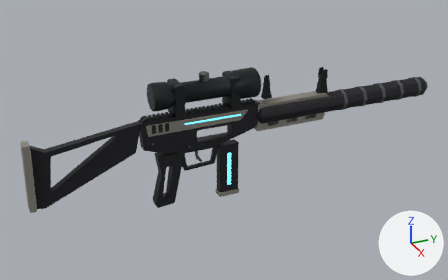
One commit to the glTF model assets/models/armory/e_silent.glb: the scene before it, then after it.
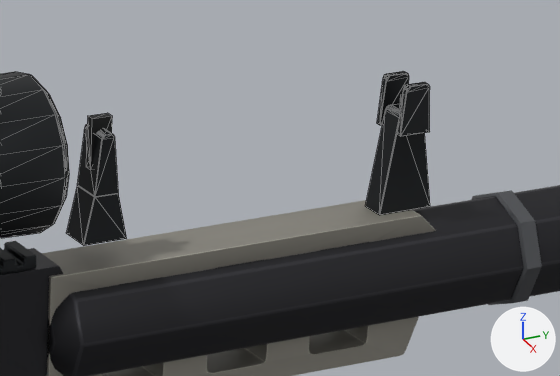
Old and new are each drawn whole from a 50 mm lens placed at (1.267, -0.445, 0.64), pointed at (-0.016, 0.133, -0.002) and again close up on the part from 56% to 78% of the width and 19% to 44% of the height. Arrows for +X, +Y and +Z are at lower right; the lights stay in place. The first two pictures are the older version. The close-ups show mesh edges as thin lines. Where no turn or scale is listed for an object, it has been applied to the vertices. Vertices at exactly the same position are counted once.

Objects in the first close-up: 'Body', 'IronSight'.
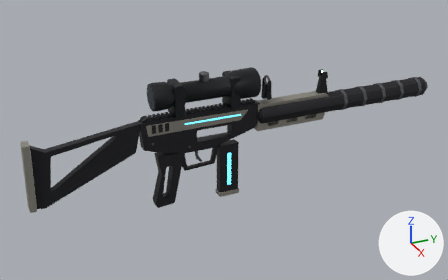
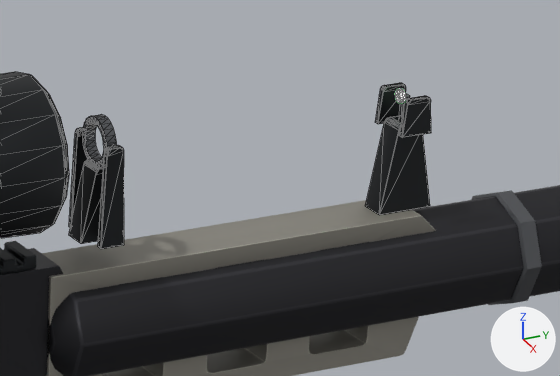
Pixel boxes [x1, y1, x2, y2] of what changed, in the close-ups (560 x 376 px; the box of a moved part takes in the faces that stretch with it):
'IronSight', reshaped
    before: [0, 71, 430, 246]
    after: [0, 72, 431, 249]
part 1 of me_ironsight, added
    after: [69, 160, 104, 244]
part 2 of me_ironsight, moved or reshaped
    before: [397, 82, 430, 137]
    after: [98, 145, 124, 249]
part 3 of me_ironsight, moved or reshaped
    before: [377, 71, 409, 125]
    after: [69, 127, 87, 227]
part 4 of me_ironsight, added
    after: [399, 96, 431, 138]
part 5 of me_ironsight, added
    after: [375, 83, 406, 124]
part 6 of me_ironsight, added
    after: [395, 88, 406, 103]
part 7 of me_ironsight, moved or reshaped
    before: [67, 113, 126, 246]
    after: [82, 114, 117, 168]
part 8 of me_ironsight, moved or reshaped
    before: [379, 110, 430, 215]
    after: [365, 97, 430, 215]

Diff of the bpy script that builds the scene:
```diff
--- a/assets/models/armory/e_silent.glb.py
+++ b/assets/models/armory/e_silent.glb.py
@@ mat_sightdot @@
+mat_sightdot = bpy.data.materials.new('SightDot')
+# nodes: BsdfPrincipled, Mix, OutputMaterial, VertexColor
+# colours: green #a0ffb3, mixed with the vertex colours
@@ me_ironsight @@
-me_ironsight.from_pydata(...)  # 594 vertices, 1140 faces; spans x -0.036..0.036, y -0.056..0.414, z 0.09..0.187
+me_ironsight.from_pydata(...)  # 780 vertices, 1504 faces; spans x -0.036..0.036, y -0.056..0.414, z 0.09..0.187
+# me_ironsight part 1: the loose piece of 52 vertices spanning x -0.007..0.007, y 0.386..0.414, z 0.09..0.139 is copied, and the copy is scaled about its middle by (0.964, 0.751, 0.71), then moved by (0.0, -0.16, 0.003); it spans x -0.006..0.006, y 0.229..0.251, z 0.1..0.135
+# me_ironsight part 2: the loose piece of 52 vertices spanning x 0.007..0.01, y 0.392..0.408, z 0.129..0.153 is scaled about its middle by (0.925, 0.67, 1.99), then moved by (0.005, -0.16, -0.017)
+# me_ironsight part 3: the loose piece of 52 vertices spanning x -0.01..-0.007, y 0.392..0.408, z 0.129..0.153 is scaled about its middle by (0.925, 0.67, 1.99), then moved by (-0.005, -0.16, -0.017)
+# me_ironsight part 4: the loose piece of 52 vertices spanning x 0.007..0.01, y 0.392..0.408, z 0.129..0.153 is copied, and the copy is scaled about its middle by (0.866, 1, 0.742), then moved by (0.002, 0.0, -0.003); it spans x 0.009..0.012, y 0.392..0.408, z 0.129..0.147
+# me_ironsight part 5: the loose piece of 52 vertices spanning x -0.01..-0.007, y 0.392..0.408, z 0.129..0.153 is copied, and the copy is scaled about its middle by (0.866, 1, 0.742), then moved by (-0.002, 0.0, -0.003); it spans x -0.012..-0.009, y 0.392..0.408, z 0.129..0.147
+# me_ironsight part 6: a new loose piece, a 12-sided cylinder along y spanning x -0.0034..0.0034, y 0.3966..0.3982, z 0.1416..0.1484, in mat_sightdot
+# me_ironsight part 7
+# 88 vertices are removed from x -0.009..0.009, y 0.229..0.251, z 0.1..0.157
+# 176 faces are deleted
+# 4 vertices move within x -0.008..0.008, y 0.237..0.243, z 0.149
+# 56 vertices are added at x -0.012..0.012, y 0.237..0.243, z 0.133..0.157
+# 36 new vertices lie (0.0, 0.006, 0.0) away from vertices in x -0.012..0.012, y 0.237, z 0.133..0.157
+# 192 new faces join them, mat_machinedsteel
+# me_ironsight part 8
+# 11 vertices are removed from x -0.007..0.007, y 0.394..0.406, z 0.135..0.139
+# 53 faces are deleted
+# 18 vertices in x -0.007..0.007, y 0.394..0.406, z 0.138..0.139 move by (0.0, 0.0, -0.006)
+# 7 vertices in x -0.006..0.006, y 0.394..0.406, z 0.136..0.138 move by (0.0, 0.0, -0.005)
+# 4 vertices in x -0.001..0.001, y 0.398..0.402, z 0.135 move by (0.0, 0.0, -0.003)
+# 4 vertices move from x -0.006..0.006, y 0.397..0.403, z 0.139 to x -0.006..0.006, y 0.396..0.404, z 0.133
+# 11 vertices are added at x -0.007..0.007, y 0.393..0.406, z 0.129..0.133
+# 53 new faces join them, mat_parkerizedsteel
 me_ironsight.materials.append(mat_parkerizedsteel)
@@ me_ironsight @@
 me_ironsight.materials.append(mat_machinedsteel)
-me_ironsight.materials.append(mat_recessblack)
+me_ironsight.materials.append(mat_sightdot)
```
